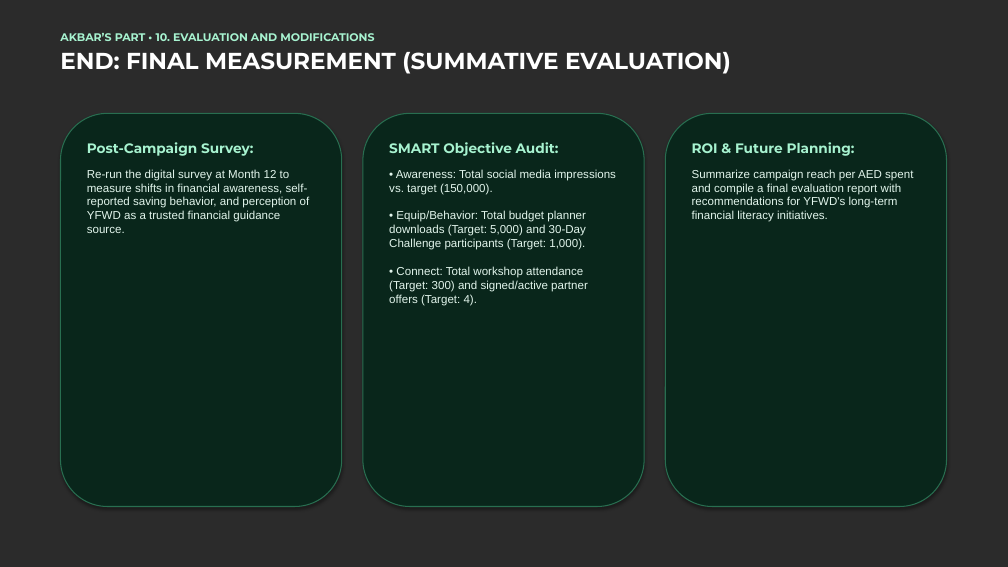
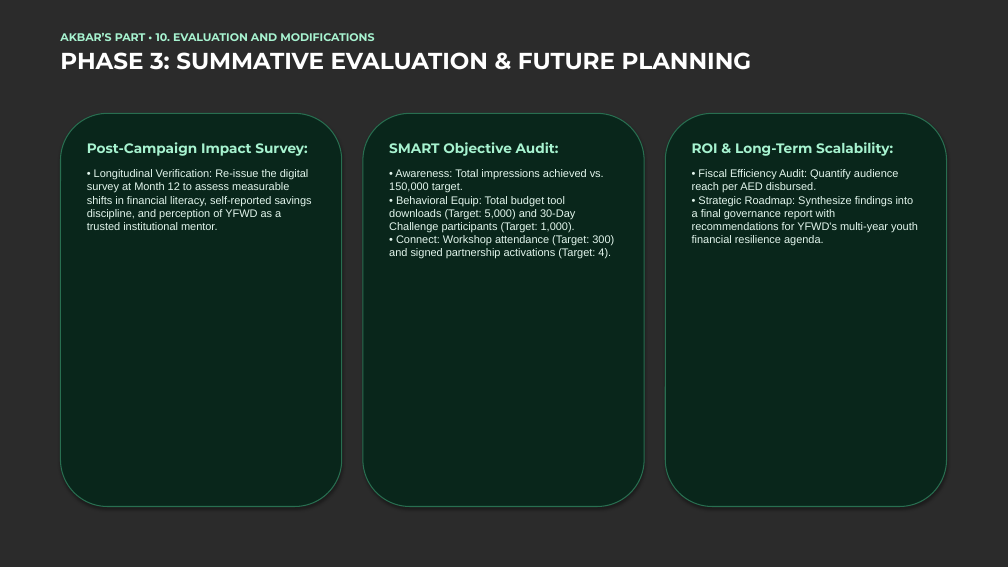
Before and after one commit to balaji4948/dubai-life-smarter-finances-com345, a slide deck: slide 13 of Dubai_Life_Smarter_Finances_COM345.pptx. Drawn at 1008x567 pixels with LibreOffice and Linux fonts; fonts in the diff are those of the drawing; background and template pictures are left out; a plain dark background stands for a picture behind light text. Boxes give left, top, right and bottom in pixels: in the first picture for what was removed or moved away, otherwise in the second. Text is boxed around its words. In the diff, an @@ line names an element or a change of style, - is before the commit and + after.

```diff
--- a/Dubai_Life_Smarter_Finances_COM345.pptx
+++ b/Dubai_Life_Smarter_Finances_COM345.pptx
@@ text at (x1=60, y1=52, x2=752, y2=70): text changed @@
-END: FINAL MEASUREMENT (SUMMATIVE EVALUATION)
+PHASE 3: SUMMATIVE EVALUATION & FUTURE PLANNING
@@ text at (x1=87, y1=142, x2=312, y2=230): text changed; size 11 to 10.5 pt @@
-Post-Campaign Survey:
-Re-run the digital survey at Month 12 to measure shifts in financial awareness, self-reported saving behavior, and perception of YFWD as a trusted financial guidance source.
+Post-Campaign Impact Survey:
+• Longitudinal Verification: Re-issue the digital survey at Month 12 to assess measurable shifts in financial literacy, self-reported savings discipline, and perception of YFWD as a trusted institutional mentor.
@@ text at (x1=692, y1=142, x2=918, y2=246): text changed; size 11 to 10.5 pt @@
-ROI & Future Planning:
-Summarize campaign reach per AED spent and compile a final evaluation report with recommendations for YFWD's long-term financial literacy initiatives.
+ROI & Long-Term Scalability:
+• Fiscal Efficiency Audit: Quantify audience reach per AED disbursed.
+• Strategic Roadmap: Synthesize findings into a final governance report with recommendations for YFWD's multi-year youth financial resilience agenda.
@@ text at (x1=389, y1=169, x2=614, y2=259): text changed; size 11 to 10.5 pt @@
-• Awareness: Total social media impressions vs. target (150,000).
-• Equip/Behavior: Total budget planner downloads (Target: 5,000) and 30-Day Challenge participants (Target: 1,000).
-• Connect: Total workshop attendance (Target: 300) and signed/active partner offers (Target: 4).
+• Awareness: Total impressions achieved vs. 150,000 target.
+• Behavioral Equip: Total budget tool downloads (Target: 5,000) and 30-Day Challenge participants (Target: 1,000).
+• Connect: Workshop attendance (Target: 300) and signed partnership activations (Target: 4).
```
Also in this commit, not shown: 10 other slides changed, 2 slides added, 1 slide removed, 4 other files.
